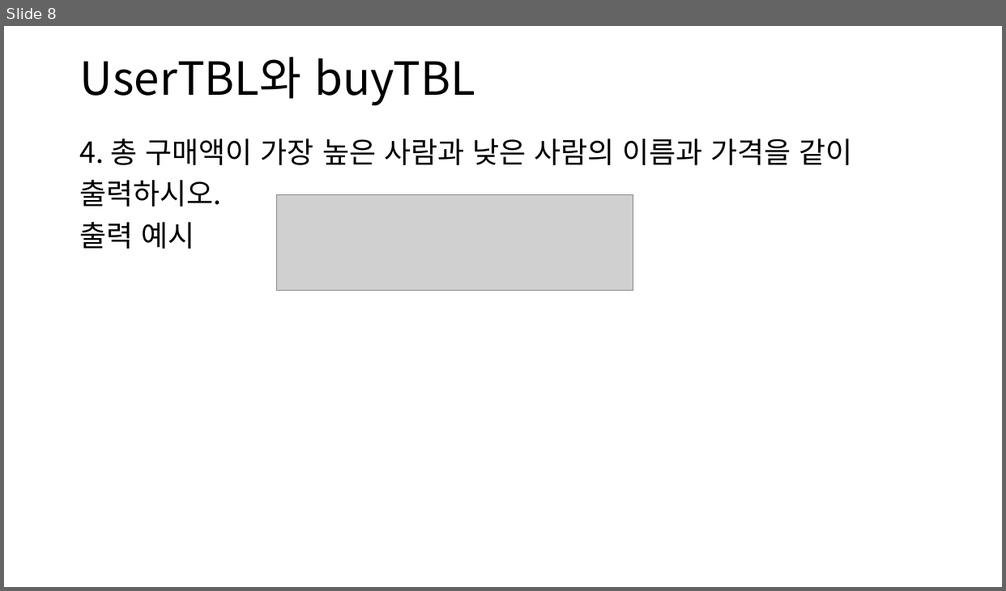
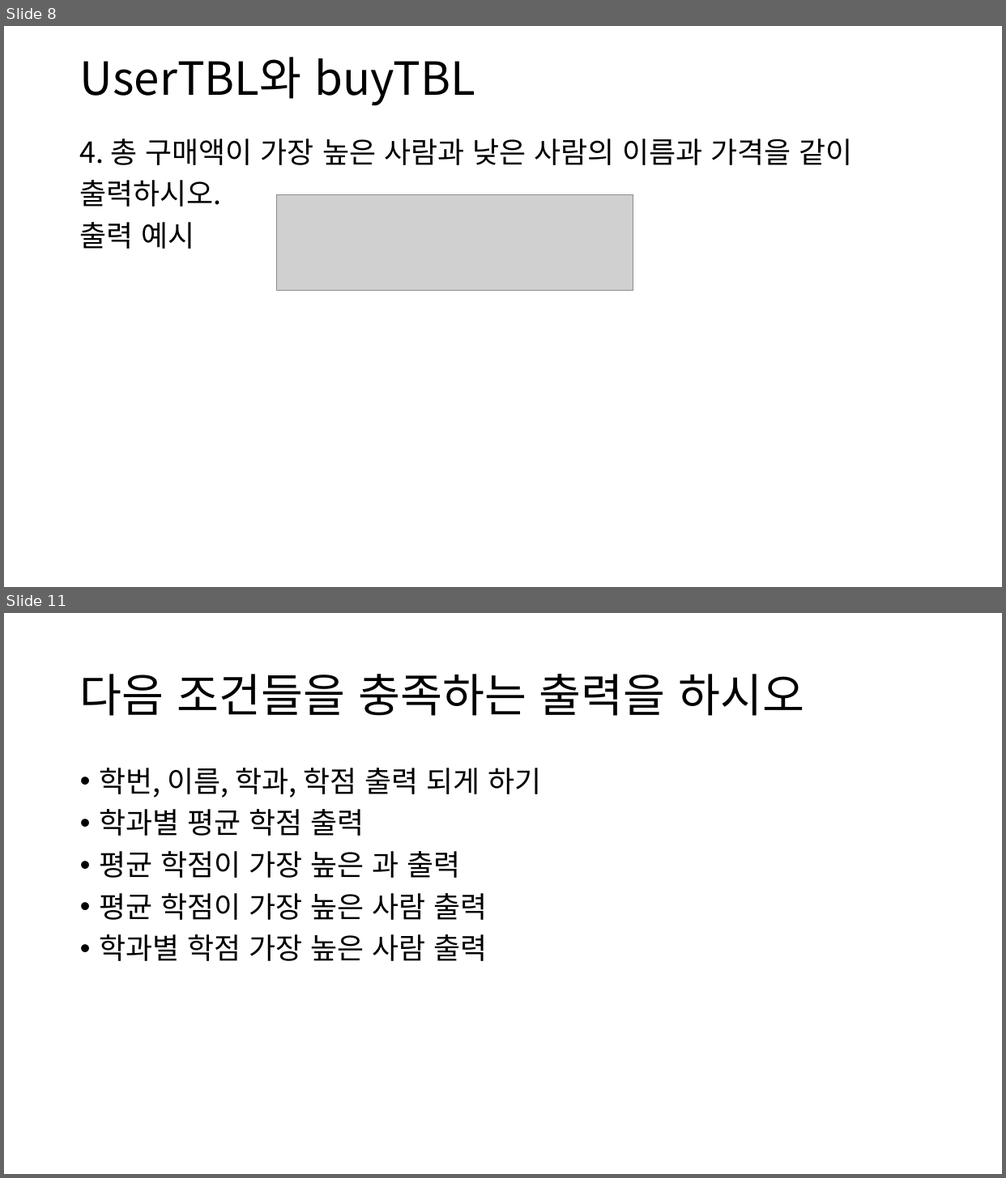
Before and after one commit to DongJoonLeeDJ/AI_501_4, a slide deck: djlee/DB/20211229/추가문제.pptx. Shown one above the other, each under a label of ours: slide 8 before the commit, slides 8 and 11 after it; the slides between them are not shown. The pictures are 1006x591 and 1006x1178 pixels, drawn with LibreOffice and Linux fonts; fonts in the diff are those of the drawing; grey boxes stand for pictures. Boxes give left, top, right and bottom in pixels: in the first picture for what was removed or moved away, otherwise in the second. Text is boxed around its words. In the diff, an @@ line names an element or a change of style, - is before the commit and + after.

```diff
--- a/djlee/DB/20211229/추가문제.pptx
+++ b/djlee/DB/20211229/추가문제.pptx
@@ slide 11 added at [4,613,1002,1174], background #FFFFFF @@
@@ title added at [80,674,804,716], 44 pt, text #000000 @@
+다음 조건들을 충족하는 출력을 하시오
@@ text added at [99,768,541,961], 28 pt, text #000000 @@
+• 학번, 이름, 학과, 학점 출력 되게 하기
+• 학과별 평균 학점 출력
+• 평균 학점이 가장 높은 과 출력
+• 평균 학점이 가장 높은 사람 출력
+• 학과별 학점 가장 높은 사람 출력
```
Also in this commit, not shown: 1 slide changed, 2 other slides added.
